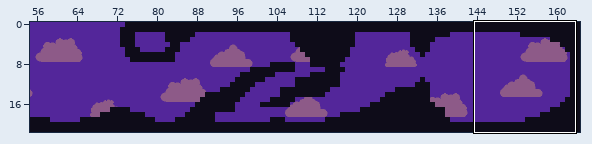
An edit to a level. Tiled map, map/map.tmx. Above: a wide view before the commit, with the close-up outlined.
Close-up. First the earlier version:
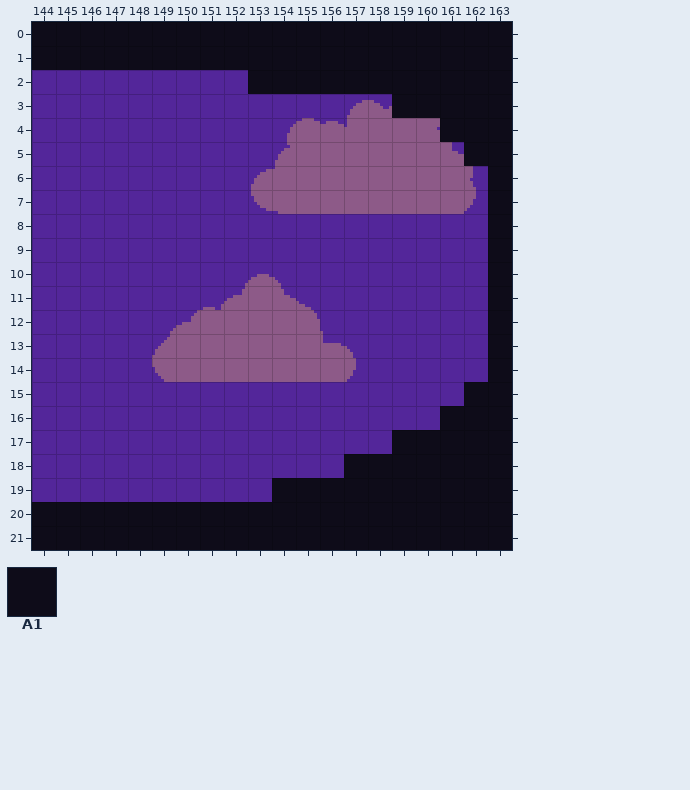
Cells are 8x8 px. Shown: x 144..163, y 0..21. The commit also changed other parts of the map, which this record leaves out.
Key: from "background": A1 61 "Collision".
__ is an empty cell.
Layers that did not change in this view are not listed.
Layer "Background" before, first column x 144:
 0 A1 A1 A1 A1 A1 A1 A1 A1 A1 A1 A1 A1 A1 A1 A1 A1 A1 A1 A1 A1
 1 A1 A1 A1 A1 A1 A1 A1 A1 A1 A1 A1 A1 A1 A1 A1 A1 A1 A1 A1 A1
 2 __ __ __ __ __ __ __ __ __ A1 A1 A1 A1 A1 A1 A1 A1 A1 A1 A1
 3 __ __ __ __ __ __ __ __ __ __ __ __ __ __ __ A1 A1 A1 A1 A1
 4 __ __ __ __ __ __ __ __ __ __ __ __ __ __ __ __ __ A1 A1 A1
 5 __ __ __ __ __ __ __ __ __ __ __ __ __ __ __ __ __ __ A1 A1
 6 __ __ __ __ __ __ __ __ __ __ __ __ __ __ __ __ __ __ __ A1
 7 __ __ __ __ __ __ __ __ __ __ __ __ __ __ __ __ __ __ __ A1
 8 __ __ __ __ __ __ __ __ __ __ __ __ __ __ __ __ __ __ __ A1
 9 __ __ __ __ __ __ __ __ __ __ __ __ __ __ __ __ __ __ __ A1
10 __ __ __ __ __ __ __ __ __ __ __ __ __ __ __ __ __ __ __ A1
11 __ __ __ __ __ __ __ __ __ __ __ __ __ __ __ __ __ __ __ A1
12 __ __ __ __ __ __ __ __ __ __ __ __ __ __ __ __ __ __ __ A1
13 __ __ __ __ __ __ __ __ __ __ __ __ __ __ __ __ __ __ __ A1
14 __ __ __ __ __ __ __ __ __ __ __ __ __ __ __ __ __ __ __ A1
15 __ __ __ __ __ __ __ __ __ __ __ __ __ __ __ __ __ __ A1 A1
16 __ __ __ __ __ __ __ __ __ __ __ __ __ __ __ __ __ A1 A1 A1
17 __ __ __ __ __ __ __ __ __ __ __ __ __ __ __ A1 A1 A1 A1 A1
18 __ __ __ __ __ __ __ __ __ __ __ __ __ A1 A1 A1 A1 A1 A1 A1
19 __ __ __ __ __ __ __ __ __ __ A1 A1 A1 A1 A1 A1 A1 A1 A1 A1
20 A1 A1 A1 A1 A1 A1 A1 A1 A1 A1 A1 A1 A1 A1 A1 A1 A1 A1 A1 A1
21 A1 A1 A1 A1 A1 A1 A1 A1 A1 A1 A1 A1 A1 A1 A1 A1 A1 A1 A1 A1
The same view after the edit:
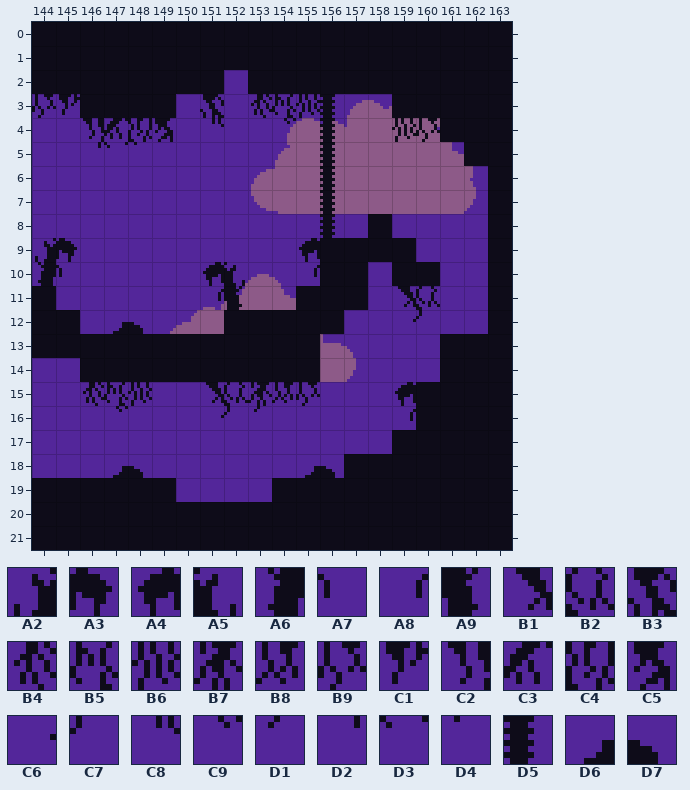
Further tiles: from "background": A2 21, A3 22, A4 23, A5 24, A6 41, A7 42, A8 43, A9 44, B1 82, B2 83, B3 87, B4 88, B5 89, B6 90, B7 91, B8 92, B9 93, C1 94, C2 95, C3 96, C4 97, C5 98, C6 102, C7 103, C8 107, C9 109, D1 111, D2 115, D3 116, D4 117, D5 144, D6 163, D7 164.
What changed:
Layer "Background":
Tile A1 is added in row 2 at x 144 to 151; in row 3 at x 146 to 149; in row 8 at x 158; in row 9 at x 156 to 159; in row 10 at x 156 to 157 and 159 to 160; in row 11 at x 144 and 155 to 157.
Tile A1 is added in row 12 at x 144 to 145 and 152 to 156; in row 13 at x 144 to 155 and 161 to 162; in row 14 at x 146 to 155 and 161 to 162; in row 15 at x 160 to 161; in row 16 at x 160; in row 19 at x 144 to 149.
Tile D5 is added in rows 3 to 8 at x 156.
Layer "Foreground":
Tile A2 is added in row 9 at x 144.
Tile A3 is added in row 9 at x 145.
Tile A4 is added in row 9 at x 155; in row 10 at x 151; in row 15 at x 159.
Tile A5 is added in row 10 at x 152.
Tile A6 is added in row 10 at x 144.
Tile A7 is added in row 10 at x 145.
Tile A8 is added in row 10 at x 155; in row 11 at x 151; in row 16 at x 159.
Tile A9 is added in row 11 at x 152.
Tile B1 is added in row 11 at x 159; in row 15 at x 151.
Tile B2 is added in row 11 at x 160; in row 15 at x 152.
Tile B3 is added in row 3 at x 151.
Tile B4 is added in row 3 at x 153; in row 15 at x 146.
Tile B5 is added in row 3 at x 154; in row 15 at x 147.
Tile B6 is added in row 3 at x 155; in row 4 at x 159; in row 15 at x 148.
Tile B7 is added in row 15 at x 153.
Tile B8 is added in row 15 at x 154.
Tile B9 is added in row 3 at x 144; in row 4 at x 160; in row 15 at x 155.
Tile C1 is added in row 3 at x 145.
Tile C2 is added in row 4 at x 146.
Tile C3 is added in row 4 at x 147.
Tile C4 is added in row 4 at x 148.
Tile C5 is added in row 4 at x 149.
Tile C6 is added in row 12 at x 159; in row 16 at x 151.
Tile C7 is added in row 12 at x 160; in row 16 at x 152.
Tile C8 is added in row 4 at x 151.
Tile C9 is added in row 4 at x 154; in row 16 at x 147.
Tile D1 is added in row 16 at x 153.
Tile D2 is added in row 5 at x 146.
Tile D3 is added in row 5 at x 147.
Tile D4 is added in row 5 at x 148.
Tile D6 is added in row 12 at x 147; in row 18 at x 147 and 155.
Tile D7 is added in row 12 at x 148; in row 18 at x 148 and 156.
Pixel boxes of the changes (left, top, right, bottom) in both close-ups:
added: (32, 70, 488, 430)
added: (32, 466, 176, 502)
added: (305, 466, 335, 478)
